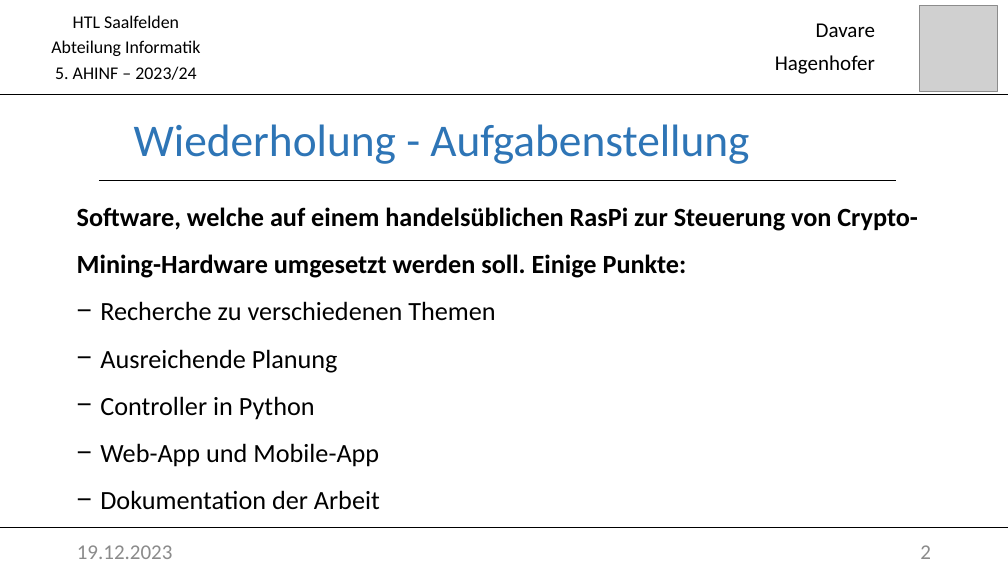
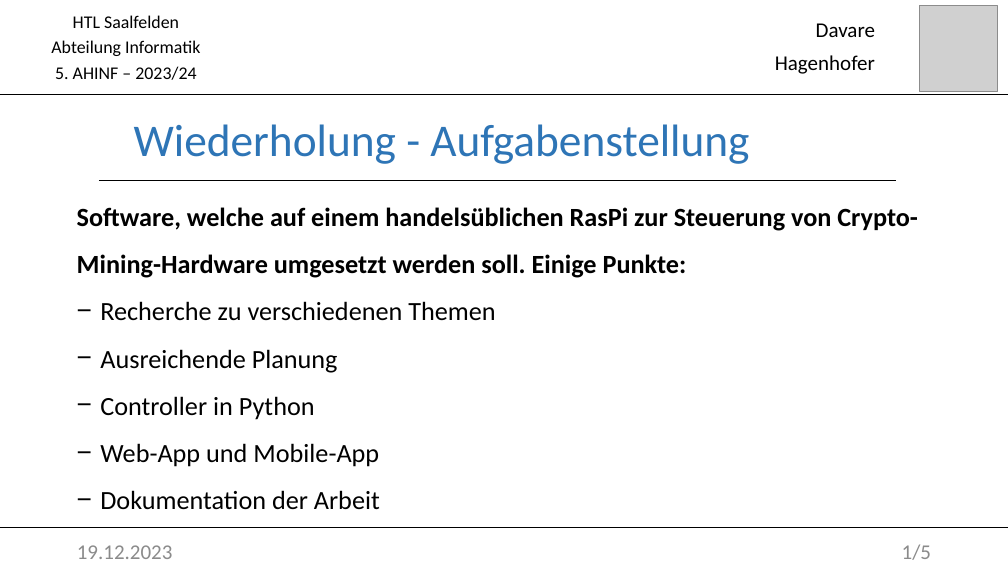
Before and after one commit to DavareDavare/GCM, a slide deck: slide 2 of Praesentation1812.pptx. Drawn at 1008x567 pixels with LibreOffice and Linux fonts; fonts in the diff are those of the drawing; grey boxes stand for pictures. Boxes give left, top, right and bottom in pixels: in the first picture for what was removed or moved away, otherwise in the second. Text is boxed around its words. In the diff, an @@ line names an element or a change of style, - is before the commit and + after.

```diff
--- a/Praesentation1812.pptx
+++ b/Praesentation1812.pptx
@@ text at bbox=[902, 544, 931, 560]: text changed @@
-2
+1/5
```
Also in this commit, not shown: 4 other slides changed, 1 slide added, 1 other file.
